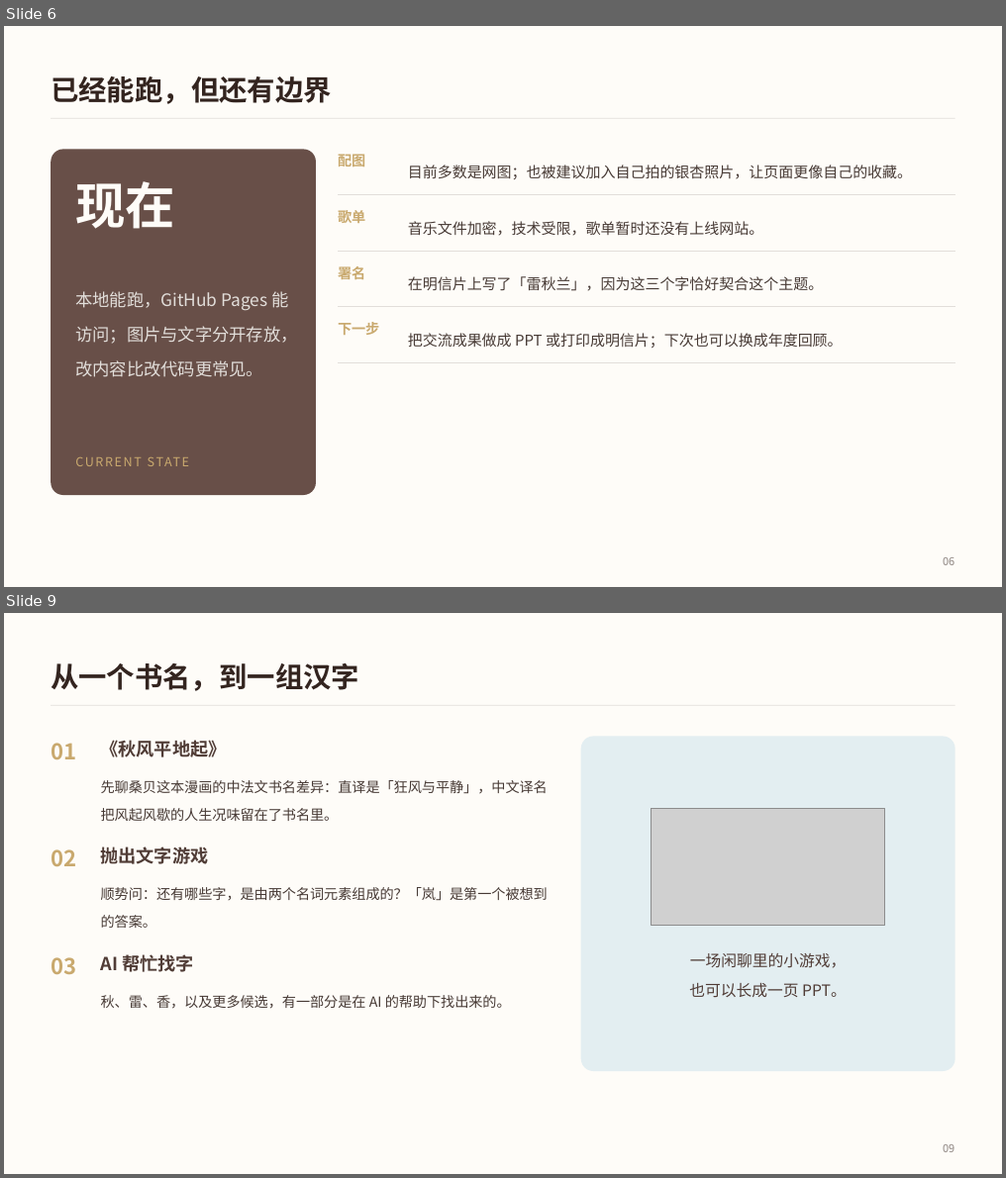
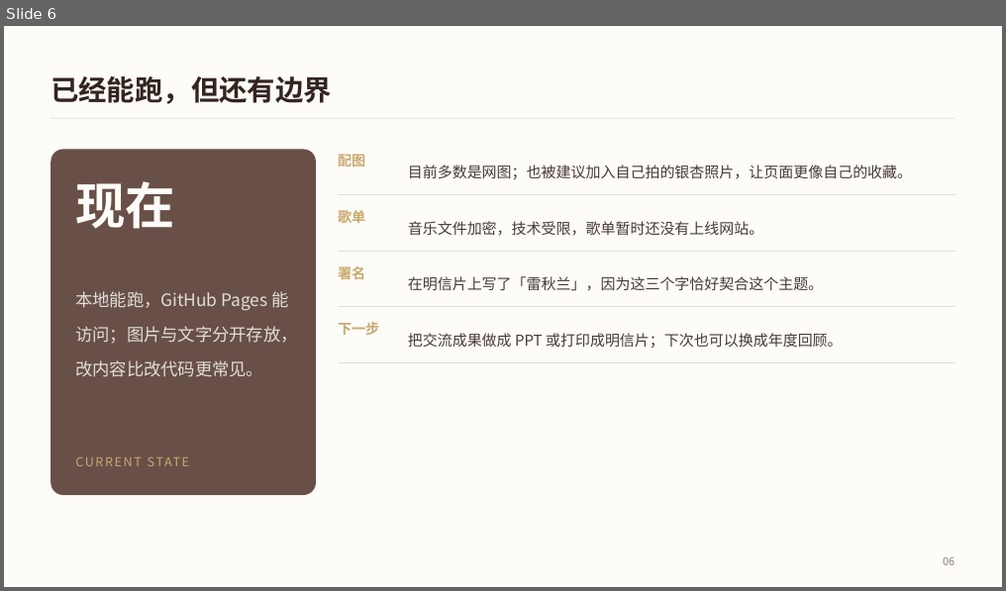
Before and after one commit to SuperVivian/supervivian.github.io, a slide deck: public/talks/autumn-2026/feng/fengweiwei-autumn.pptx. Shown one above the other, each under a label of ours: slides 6 and 9 before the commit, slide 6 after it; the slides between them are not shown. The pictures are 1006x1178 and 1006x591 pixels, drawn with LibreOffice and Linux fonts; fonts in the diff are those of the drawing; grey boxes stand for pictures; background and template pictures are left out. Boxes give left, top, right and bottom in pixels: in the first picture for what was removed or moved away, otherwise in the second. Text is boxed around its words. In the diff, an @@ line names an element or a change of style, - is before the commit and + after.

```diff
--- a/public/talks/autumn-2026/feng/fengweiwei-autumn.pptx
+++ b/public/talks/autumn-2026/feng/fengweiwei-autumn.pptx
@@ slide 9 removed at bbox=[4, 613, 1002, 1174], background #FFFFFF @@
@@ rectangle removed at bbox=[4, 613, 1002, 1174] @@
@@ text removed at bbox=[51, 663, 359, 691] @@
-从一个书名，到一组汉字
@@ rectangle removed at bbox=[51, 705, 954, 706] @@
@@ text removed at bbox=[51, 743, 76, 760] @@
-01
@@ text removed at bbox=[101, 740, 227, 758] @@
-《秋风平地起》
@@ rounded rectangle removed at bbox=[581, 737, 955, 1072] @@
@@ text removed at bbox=[101, 780, 548, 821] @@
-先聊桑贝这本漫画的中法文书名差异：直译是「狂风与平静」，中文译名把风起风歇的人生况味留在了书名里。
@@ picture removed at bbox=[651, 808, 885, 925] @@
@@ text removed at bbox=[51, 850, 76, 866] @@
-02
@@ text removed at bbox=[101, 847, 209, 864] @@
-抛出文字游戏
@@ text removed at bbox=[101, 887, 548, 928] @@
-顺势问：还有哪些字，是由两个名词元素组成的？「岚」是第一个被想到的答案。
@@ text removed at bbox=[51, 958, 76, 974] @@
-03
@@ text removed at bbox=[101, 955, 194, 972] @@
-AI 帮忙找字
@@ text removed at bbox=[689, 954, 846, 998] @@
-一场闲聊里的小游戏，
-也可以长成一页 PPT。
@@ text removed at bbox=[101, 995, 511, 1009] @@
-秋、雷、香，以及更多候选，有一部分是在 AI 的帮助下找出来的。
@@ text removed at bbox=[943, 1145, 954, 1153] @@
-09
```
Also in this commit, not shown: 10 slides changed, 2 other slides removed, 38 other files.
